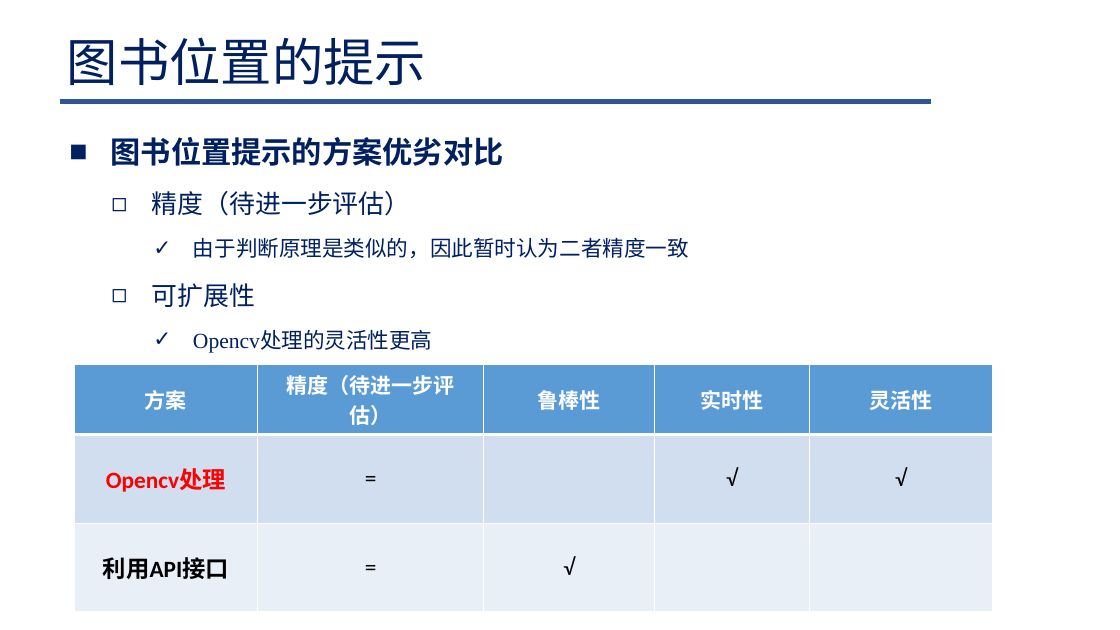
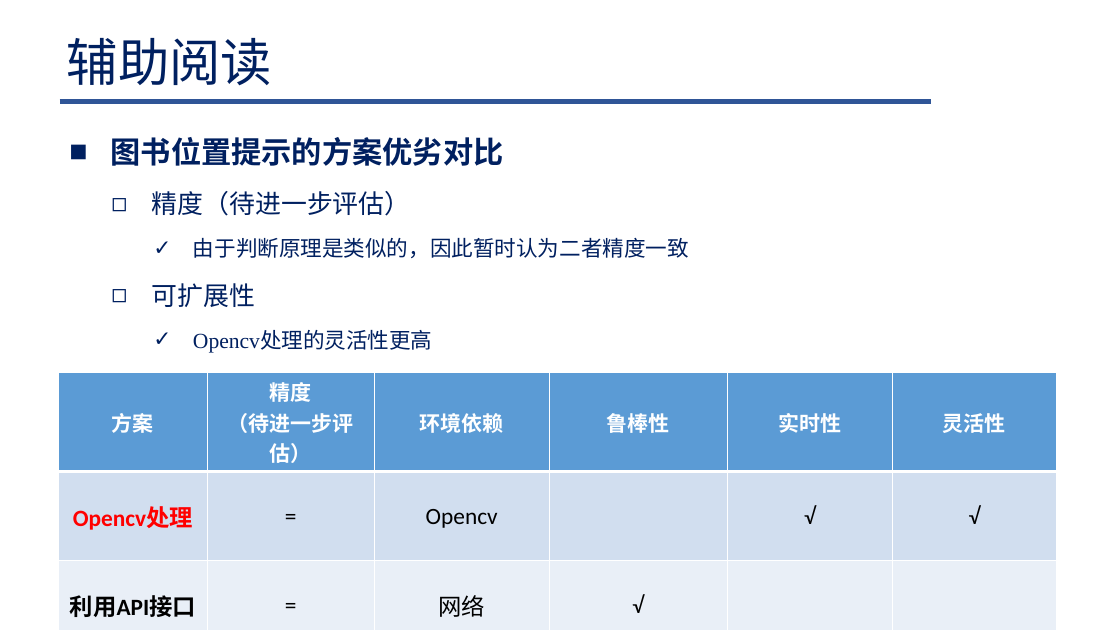
Before and after one commit to Lelucermaire111/Intelligent-blind-assistance-system, a slide deck: slide 29 of 系统设计/系统设计.pptx (slide 16 before the commit). Drawn at 1120x630 pixels with LibreOffice and Linux fonts; fonts in the diff are those of the drawing; background and template pictures are left out. Boxes give left, top, right and bottom in pixels: in the first picture for what was removed or moved away, otherwise in the second. Text is boxed around its words. In the diff, an @@ line names an element or a change of style, - is before the commit and + after.

```diff
--- a/系统设计/系统设计.pptx
+++ b/系统设计/系统设计.pptx
@@ title at [67, 38, 272, 86]: text changed @@
-图书位置的提示
+辅助阅读
@@ table at [59, 372, 1057, 621] @@
-column 2: 精度（待进一步评估） | = | =
+column 2: 精度 / （待进一步评估） | = | =
+column 3: 环境依赖 | Opencv | 网络
@@ table: place and size @@
-table at [74, 365, 994, 611]
+table at [59, 372, 1057, 621]
```
Also in this commit, not shown: 7 other slides changed, 25 slides added, 2 slides removed, 5 other files.
